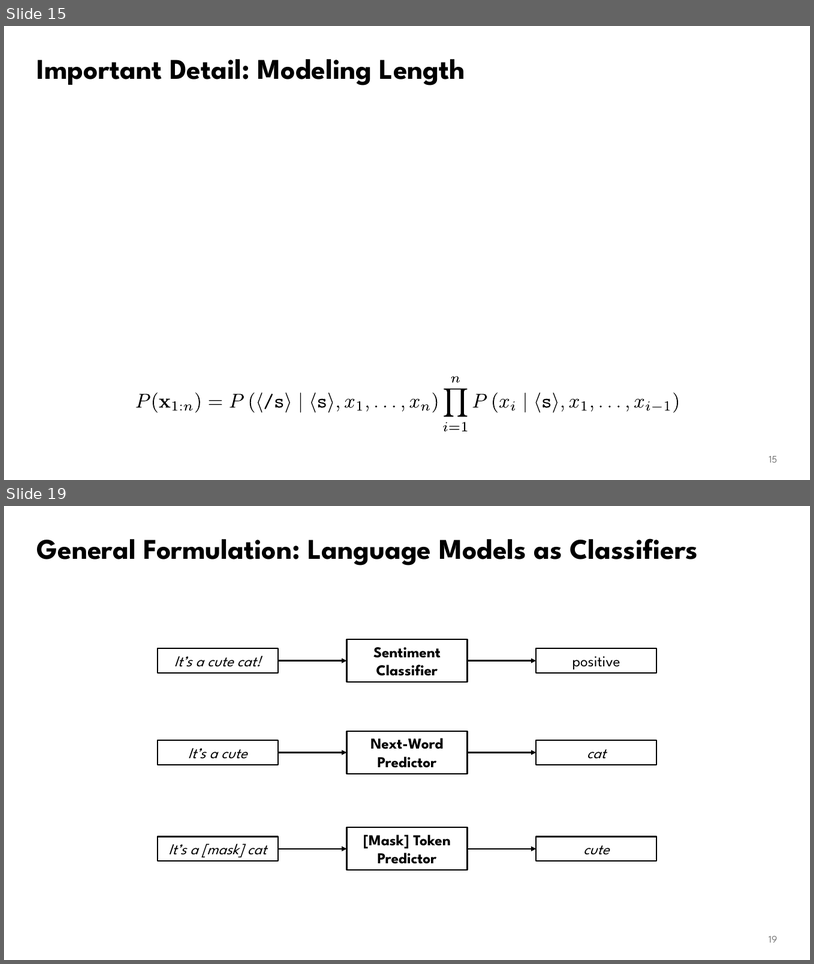
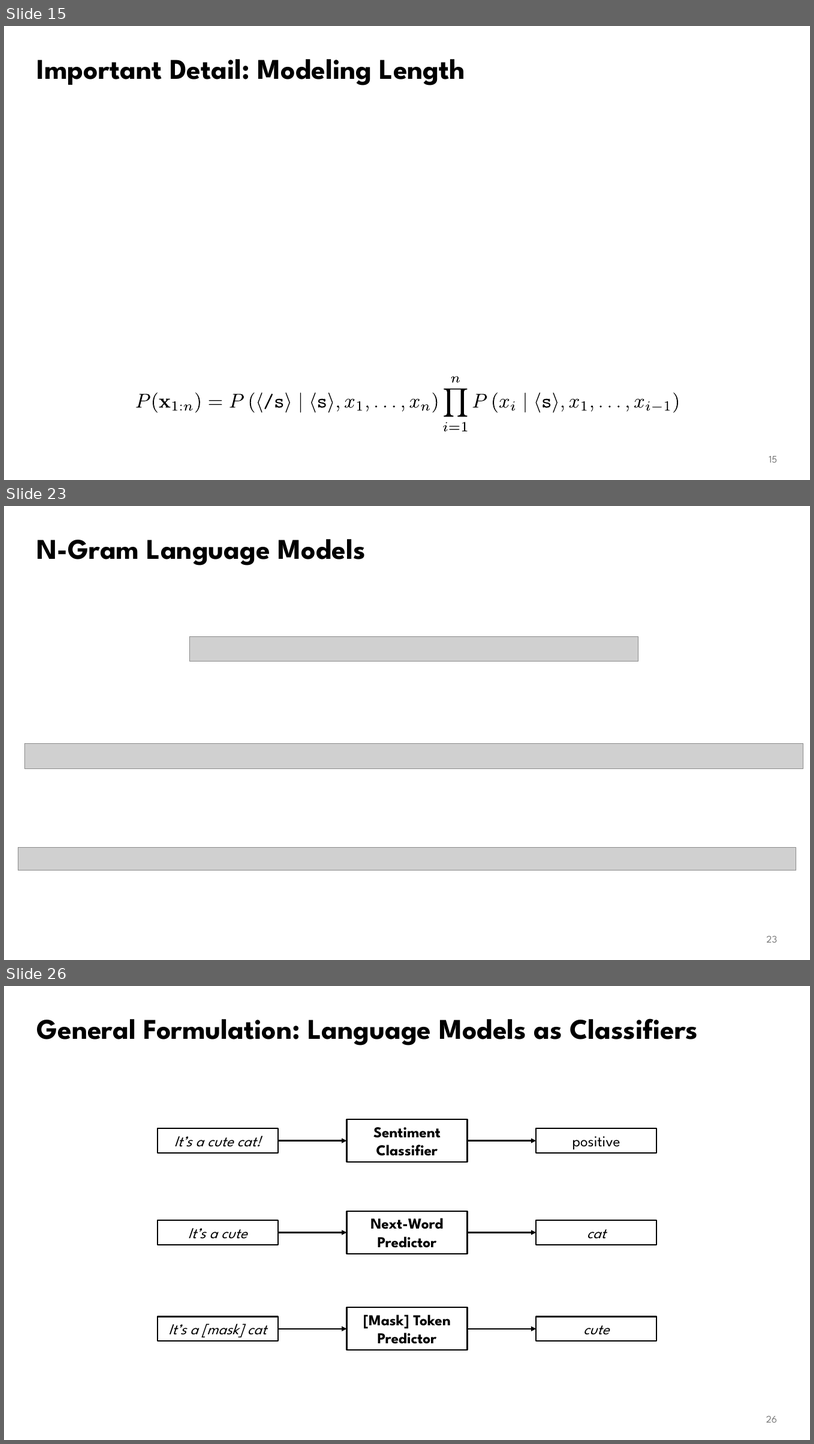
Before and after one commit to waterloo-nlp/intro-to-nlp-material, a slide deck: slides/lect6.1-lms.pptx. Shown one above the other, each under a label of ours: slides 15 and 19 before the commit, slides 15, 23 and 26 after it; the slides between them are not shown. The pictures are 814x964 and 814x1444 pixels, drawn with LibreOffice and Linux fonts; fonts in the diff are those of the drawing; grey boxes stand for pictures. Boxes give left, top, right and bottom in pixels: in the first picture for what was removed or moved away, otherwise in the second. Text is boxed around its words. In the diff, an @@ line names an element or a change of style, - is before the commit and + after.

```diff
--- a/slides/lect6.1-lms.pptx
+++ b/slides/lect6.1-lms.pptx
@@ slide 23 added at (4,506,810,960), background #FFFFFF @@
@@ title added at (37,539,366,565), 34 pt, text #000000, bold @@
+N-Gram Language Models
@@ picture added at (190,637,639,661) @@
@@ picture added at (24,743,804,769) @@
@@ picture added at (18,847,797,870) @@
@@ page number added at (767,936,777,942), 12 pt, text #797979 @@
+23
@@ what was slide 19 is now slide 26 @@
@@ page number at (767,1416,777,1422): text changed @@
-19
+26
```
Also in this commit, not shown: 3 slides changed, 18 other slides added, 2 other files.
